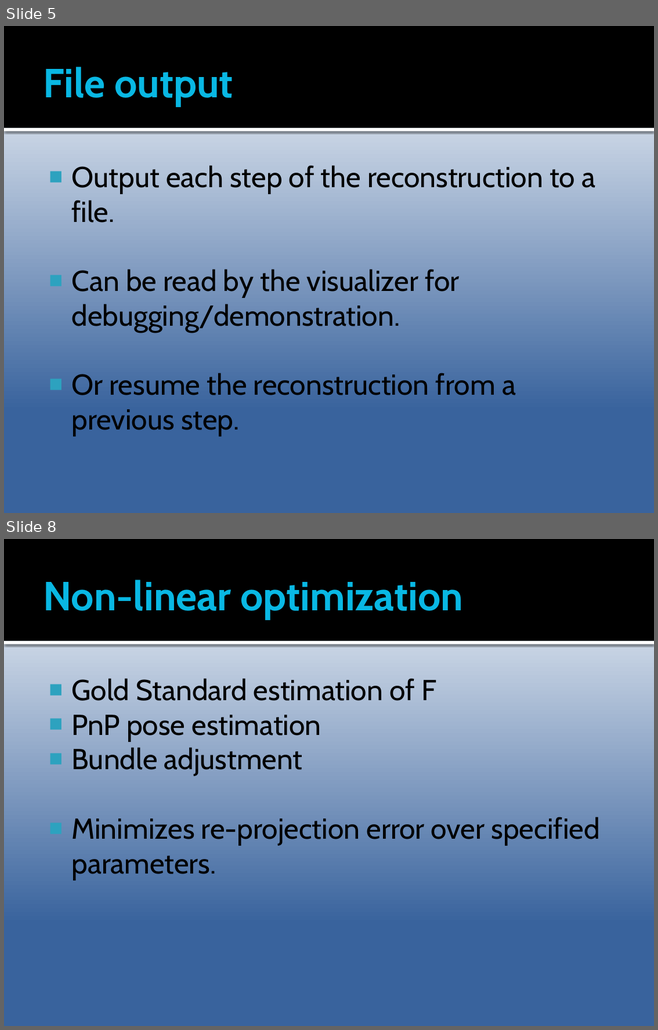
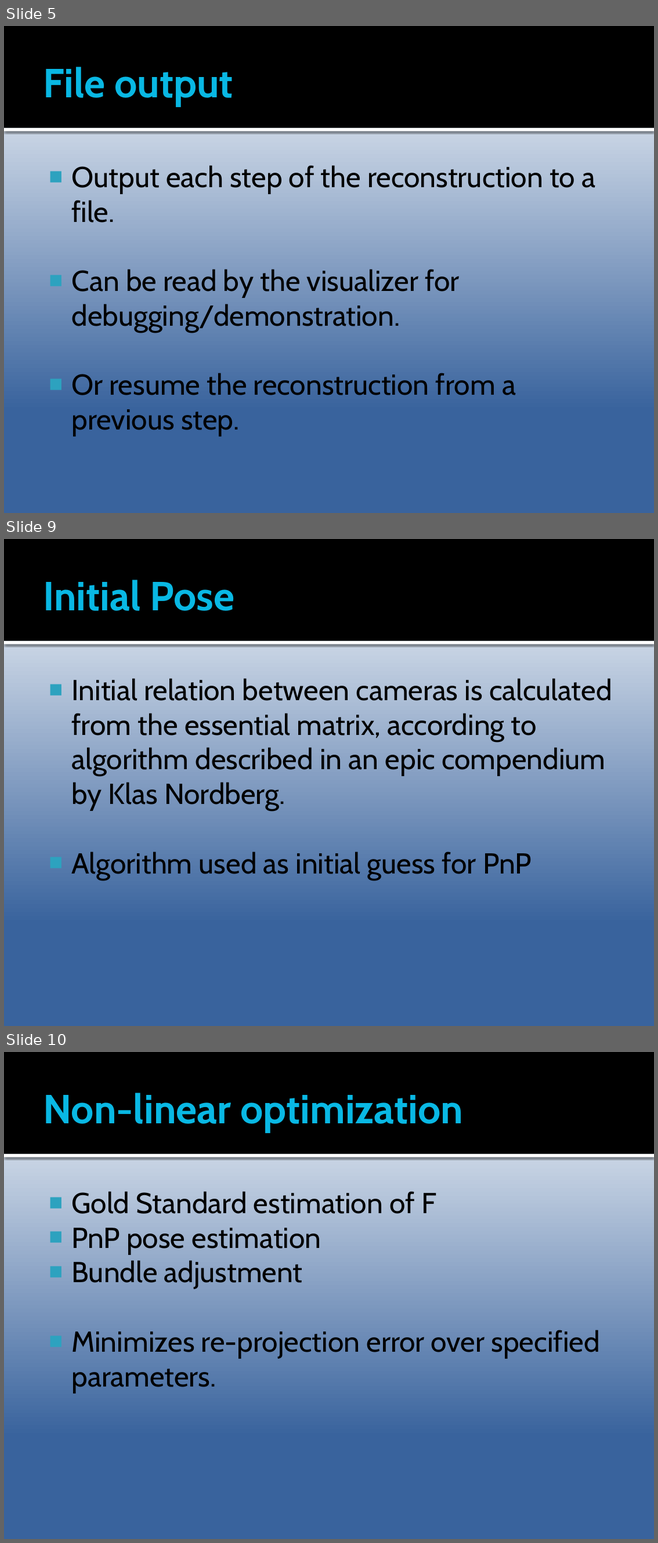
Before and after one commit to Epipolarna/Tracking, a slide deck: 3D Reconstruction/Documentation/TSBB15prez.pptx. Shown one above the other, each under a label of ours: slides 5 and 8 before the commit, slides 5, 9 and 10 after it; the slides between them are not shown. The pictures are 658x1030 and 658x1543 pixels, drawn with LibreOffice and Linux fonts; fonts in the diff are those of the drawing. Boxes give left, top, right and bottom in pixels: in the first picture for what was removed or moved away, otherwise in the second. Text is boxed around its words. In the diff, an @@ line names an element or a change of style, - is before the commit and + after.

```diff
--- a/3D Reconstruction/Documentation/TSBB15prez.pptx
+++ b/3D Reconstruction/Documentation/TSBB15prez.pptx
@@ slide 9 added at (4,539,654,1026), background gradient #FFFFFF to #39639D; not listed: 2 template elements that a slide beside it also shows @@
@@ title added at (43,580,235,611), 45 pt, text #08B8E4, bold @@
+Initial Pose
@@ text added at (71,678,612,879), 32 pt, text #000000 @@
+■ Initial relation between cameras is calculated from the essential matrix, according to algorithm described in an epic compendium by Klas Nordberg.
+■ Algorithm used as initial guess for PnP
@@ what was slide 8 is now slide 10 @@
```
Also in this commit, not shown: 1 slide changed, 2 other slides added, 1 slide removed.
